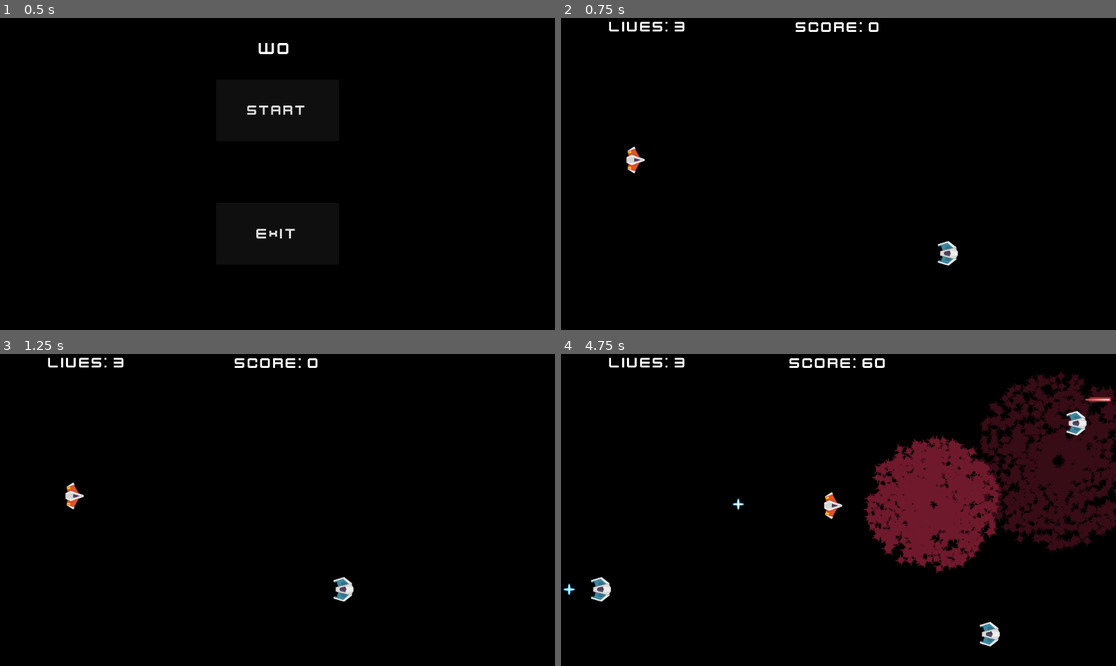
Above: before the commit, frames 1-4 (two rows, left to right).
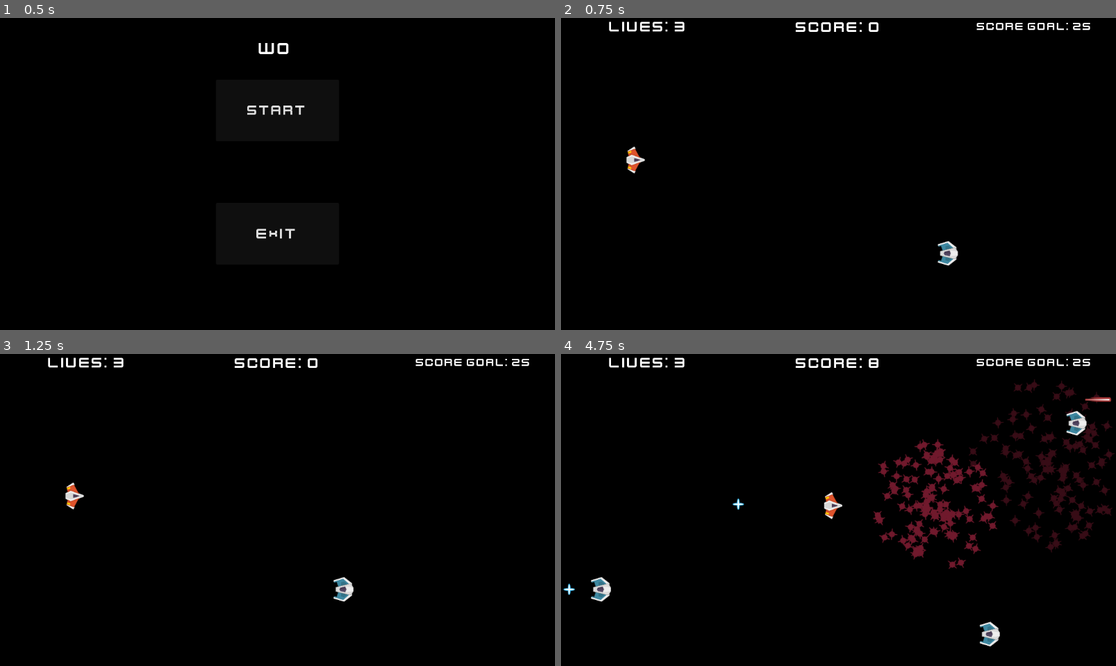
Above: after the commit, the same moments.

Repository: 22dunkae/space-shooter-game-assesment
Game: Godot game, scene res://prefabs/Main_Menu.tscn
Two runs of this game, one before a commit and one after it. Both use one fixed random seed, a clock stepped at 60 frames per second and the inputs below.
Inputs:
- Up to frame 1 (0.5 s): no input
- Up to frame 2 (0.75 s): click "START" at 0.5 s
- Up to frame 3 (1.25 s): no input
- Up to frame 4 (4.75 s): hold W (player_up) 1.28-2.03 s; tap Q (power_up_q) at 1.35, 2.3, 3.05, 3.8, 4.35 s; hold S (player_down) 2.03-2.78 s; tap A (player_b) at 2.1 s; hold D (player_f) 2.78-3.53 s; hold W (player_up) 2.78-4.28 s; tap Space (player_shoot) at 3.6 s; hold S (player_down) from 4.28 s (still down)

Frame 1 is identical in both runs. In frame 2, 0.3% of the frame differs, in the area x 74-96%, y 1-5%; in frame 3, 0.3%; in frame 4, 13%, in the area x 41-100%, y 1-71%.

Commit message:
added tutoiral scene
added tut scene and ultered q

Diff:
--- a/Restart_project_shooter/code/base_game.gd
+++ b/Restart_project_shooter/code/base_game.gd
@@ -4,6 +4,7 @@
 var lives=3
 signal highscore
 var counter = 0
+var tutorial = false
 @onready var opp_prefab= preload("res://prefabs/opp.tscn")
 
 # Called when the node enters the scene tree for the first time.
@@ -14,7 +15,11 @@
 
 # Called every frame. 'delta' is the elapsed time since the previous frame.
 func _process(delta):
-	pass
+	if tutorial == true:
+		get_tree().change_scene_to_file("res://sences/tutorial_completedl.tscn")
+	if score >= 25:
+		tutorial = true
+
 
 
 func _on_opp_timer_timeout():
--- a/Restart_project_shooter/sences/base_game.tscn
+++ b/Restart_project_shooter/sences/base_game.tscn
@@ -11,6 +11,10 @@
 
 [sub_resource type="Theme" id="Theme_2pl0h"]
 default_font = ExtResource("5_3damm")
+
+[sub_resource type="Theme" id="Theme_vqa7n"]
+default_font = ExtResource("5_3damm")
+default_font_size = 24
 
 [node name="game" type="Node2D"]
 script = ExtResource("1_tor58")
@@ -68,6 +72,26 @@
 [node name="resart_game" type="Timer" parent="."]
 wait_time = 3.0
 
+[node name="goal" type="Control" parent="."]
+layout_mode = 3
+anchors_preset = 0
+offset_right = 40.0
+offset_bottom = 40.0
+
+[node name="Label2" type="Label" parent="goal"]
+layout_mode = 1
+anchors_preset = 5
+anchor_left = 0.5
+anchor_right = 0.5
+offset_left = 794.0
+offset_right = 1133.0
+offset_bottom = 35.0
+grow_horizontal = 2
+theme = SubResource("Theme_vqa7n")
+text = "Score goal: 25"
+horizontal_alignment = 1
+vertical_alignment = 1
+
 [connection signal="highscore" from="." to="Node2D" method="_on_game_highscore"]
 [connection signal="highscore" from="." to="MAINMENU" method="_on_game_highscore"]
 [connection signal="START" from="MAINMENU" to="." method="_on_mainmenu_start"]
--- a/Restart_project_shooter/sences/player.gd
+++ b/Restart_project_shooter/sences/player.gd
@@ -4,7 +4,7 @@
 signal player_killed
 var counter = 0
 signal player_live_lost
-
+var power_up_q_avaliable = true
 
 
 # Called every frame. 'delta' is the elapsed time since the previous frame.
@@ -20,15 +20,32 @@
 		position.x+=10
 	if Input.is_action_pressed("player_b") and position.x >50:
 		position.x -=10
+	if power_up_q_avaliable == true:
+		counter = 0
+		if Input.is_action_just_pressed("power_up_q"):
+			if counter == 4:
+				power_up_q_avaliable = false
+			if counter == 2:
+				var laser = laser_perfab.instantiate()
+				laser.position.y = -5
+				laser.position.x = position
+				get_parent().add_child(laser)
+				$AudioStreamPlayer.play()
+			if counter == 2:
+				var laser = laser_perfab.instantiate()
+				laser.position.y = +5
+				laser.position.x = position
+				get_parent().add_child(laser)
+				$AudioStreamPlayer.play()
+			while counter != 4:
+				var laser = laser_perfab.instantiate()
+				laser.position = position
+				get_parent().add_child(laser)
+				$AudioStreamPlayer.play()
+				counter = counter + 1
 
-	if Input.is_action_just_pressed("power_up_q"):
-		counter = 0
-		while counter != 30:
-			var laser = laser_perfab.instantiate()
-			laser.position = position
-			get_parent().add_child(laser)
-			$AudioStreamPlayer.play()
-			counter = counter + 1
+
+
 
 
 	#laser shooting
--- /dev/null
+++ b/Restart_project_shooter/sences/tutorial_completedl.tscn
@@ -0,0 +1,22 @@
+[gd_scene load_steps=2 format=3 uid="uid://4ckthickq27y"]
+
+[sub_resource type="Theme" id="Theme_17rva"]
+default_font_size = 50
+
+[node name="Control" type="Control"]
+layout_mode = 3
+anchors_preset = 15
+anchor_right = 1.0
+anchor_bottom = 1.0
+grow_horizontal = 2
+grow_vertical = 2
+
+[node name="Label" type="Label" parent="."]
+layout_mode = 0
+offset_left = 264.0
+offset_top = 24.0
+offset_right = 824.0
+offset_bottom = 96.0
+theme = SubResource("Theme_17rva")
+text = "Tutorial COMPLETED!!!"
+horizontal_alignment = 1
Not shown: 1 places in Restart_project_shooter/sences/base_game.tscn that only renumber resources
